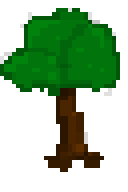
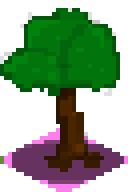
Two versions of the same layered image (128 x 192). Layer-by-layer changes:
added layer "Ellipse 1" above "Layer 1" over (12, 140, 124, 184)
showed "Layer 1" over (0, 128, 128, 192)
